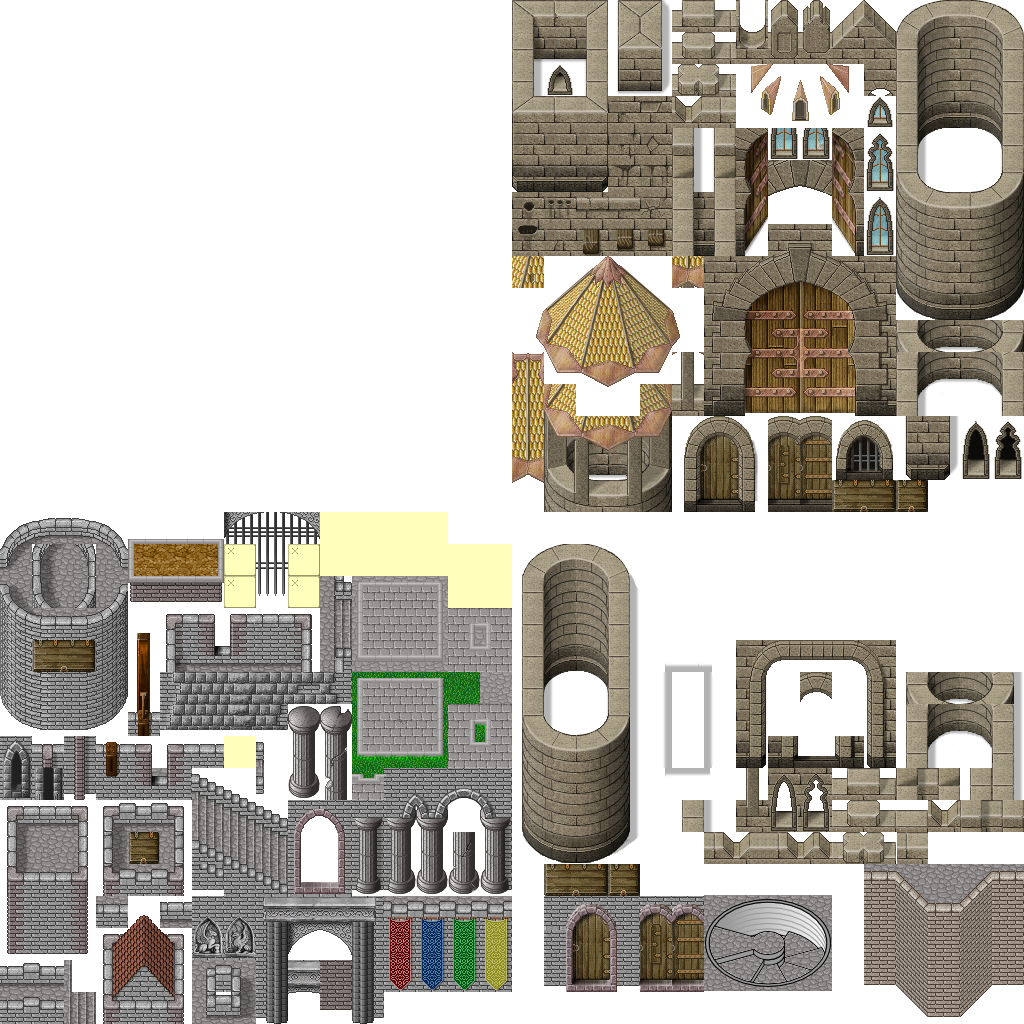
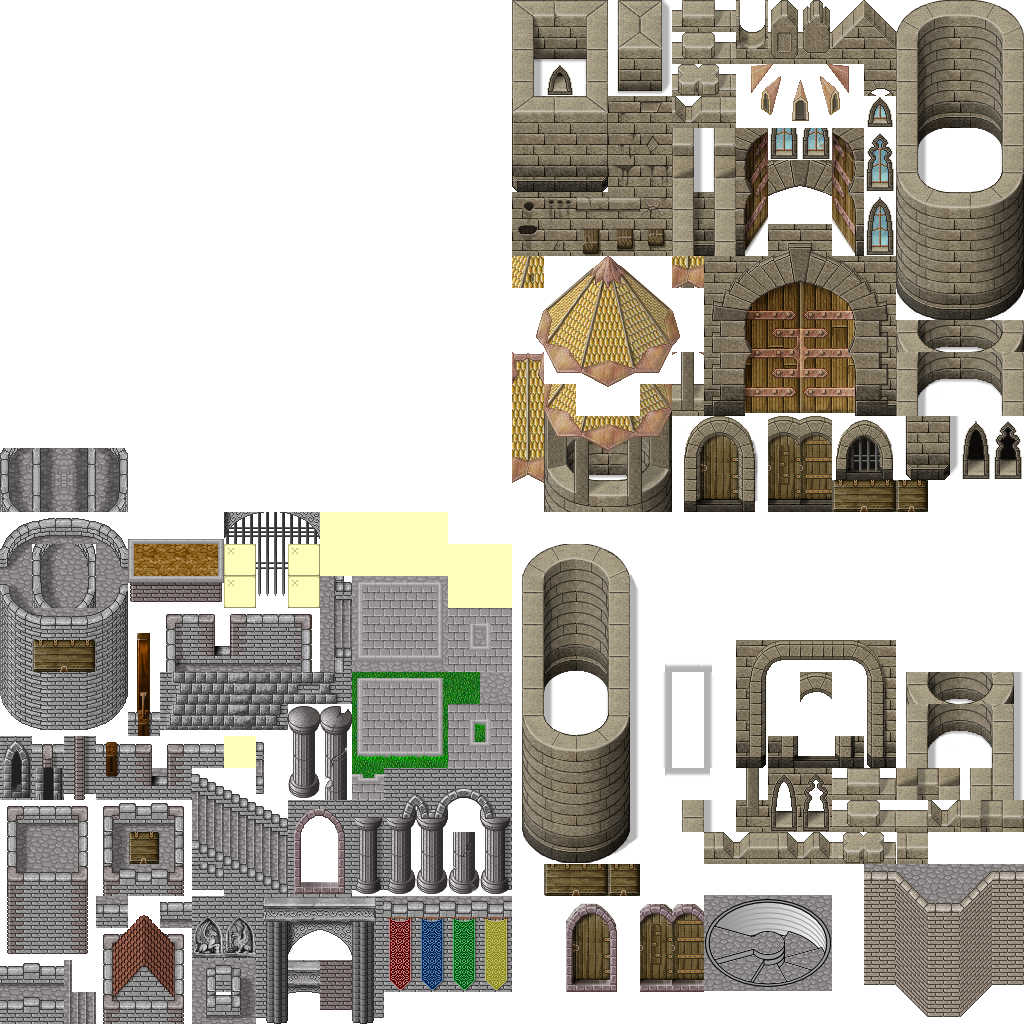
Two versions of the same layered image (1024 × 1024). Layer-by-layer changes:
painted on "Hintergrund" over [0, 448, 128, 512]
hid "Wandebene", painted on it over [544, 896, 704, 986]
